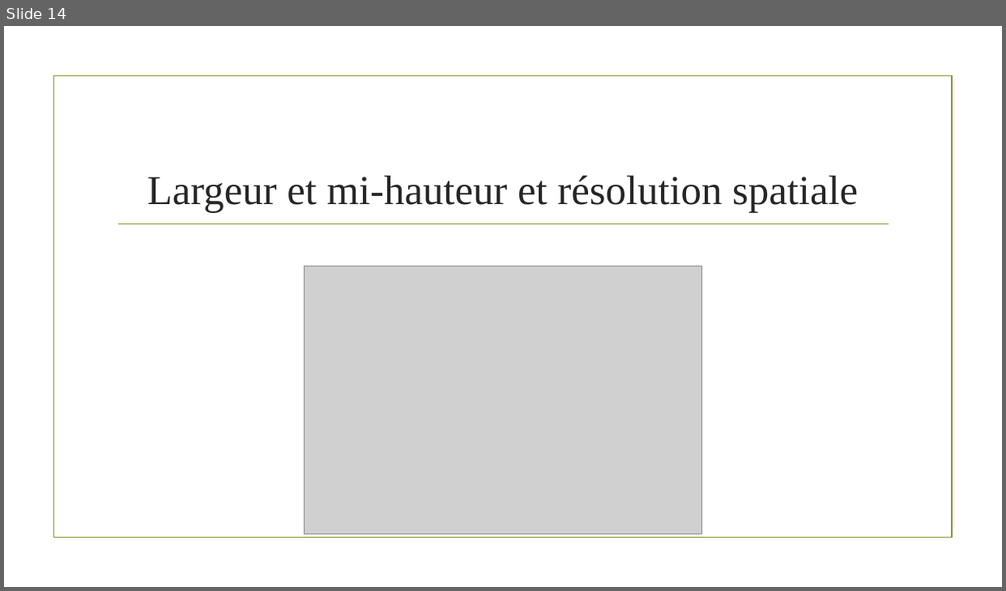
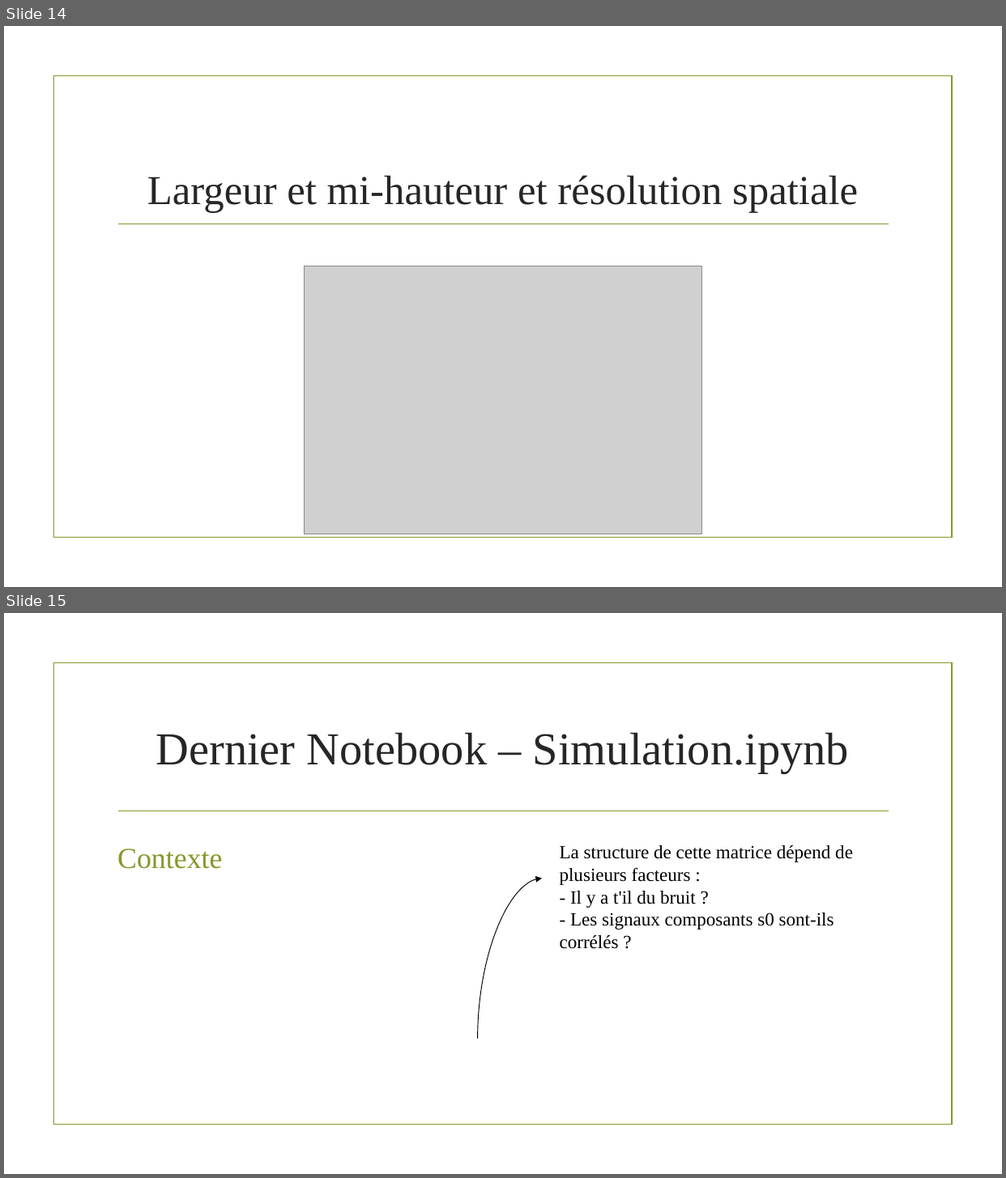
Before and after one commit to MaxENSTAB/Stage2A, a slide deck: Soutenance.pptx. Shown one above the other, each under a label of ours: slide 14 before the commit, slides 14 and 15 after it. The pictures are 1006x591 and 1006x1178 pixels, drawn with LibreOffice and Linux fonts; fonts in the diff are those of the drawing; grey boxes stand for pictures; background and template pictures are left out. Boxes give left, top, right and bottom in pixels: in the first picture for what was removed or moved away, otherwise in the second. Text is boxed around its words. In the diff, an @@ line names an element or a change of style, - is before the commit and + after.

Commit message:
Dernier pas avant la soutenance

```diff
--- a/Soutenance.pptx
+++ b/Soutenance.pptx
@@ slide 15 added at [4, 613, 1002, 1174], background picture (left out); not listed: 2 template elements that a slide beside it also shows @@
@@ title added at [155, 733, 849, 773], 44 pt, text #262626 @@
+Dernier Notebook – Simulation.ipynb
@@ text added at [117, 849, 222, 869], 28 pt, text #83992A @@
+Contexte
@@ text added at [560, 845, 853, 949], 18 pt, text #000000 @@
+La structure de cette matrice dépend de plusieurs facteurs :
+- Il y a t'il du bruit ?
+- Les signaux composants s0 sont-ils corrélés ?
@@ curved arrow added from (478, 1039) to (543, 879), #000000 0.75 pt @@
```
Also in this commit, not shown: 1 other slide added, 2 other files.
